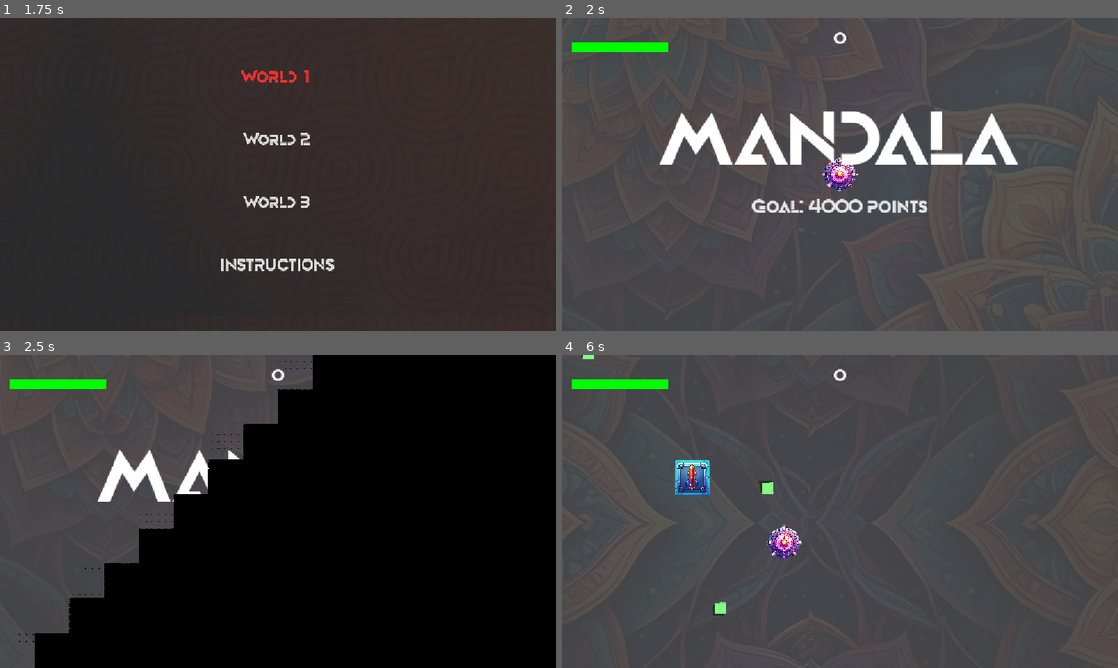
Above: before the commit, frames 1-4 (two rows, left to right).
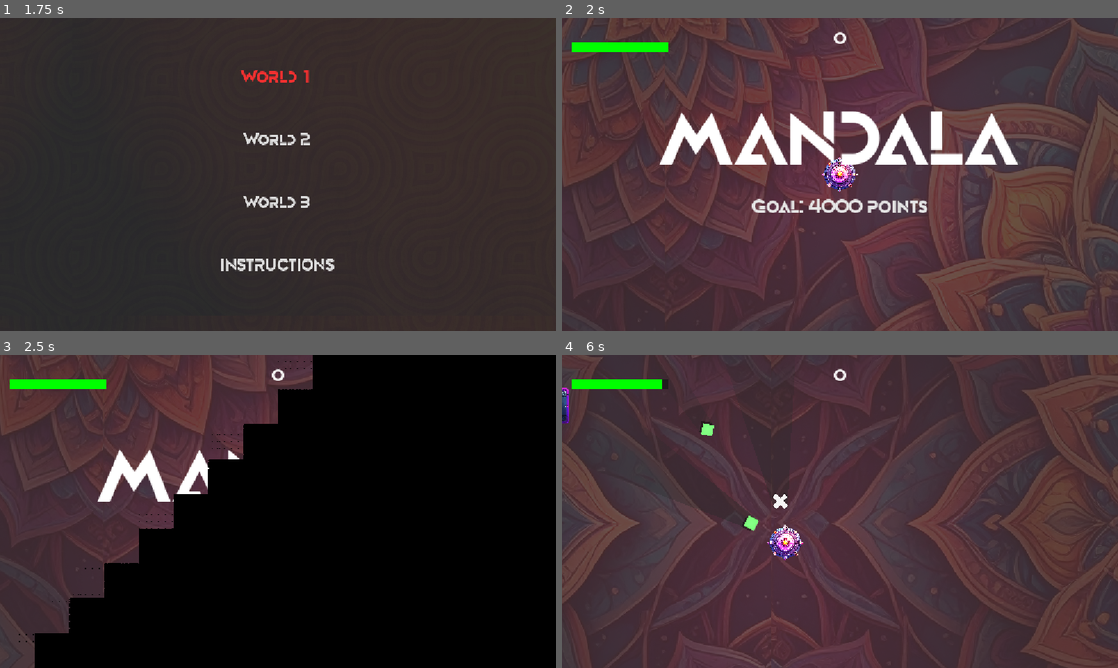
Above: after the commit, the same moments.

Repository: howardkam/Blockade
Game: Godot game, scene res://Scenes/title.tscn
Two runs of this game, one before a commit and one after it. Both use one fixed random seed, a clock stepped at 60 frames per second and the inputs below. Sound files missing from this copy of the repository are replaced by a short silence.
Inputs (mouse positions are in pixels of both pictures, inside the frame that each line leads up to):
- Up to frame 1 (1.75 s): tap Enter (start) at 0.5 s; move the mouse to (400, 158) at 0.52 s; hold D (right) 0.53-1.25 s; hold Enter (start) 0.53-1.25 s; click "World 1" at 1.25 s
- Up to frame 2 (2 s): no input
- Up to frame 3 (2.5 s): move the mouse to (166, 527) at 2.02 s; hold S (down) from 2.03 s (still down); tap Keypad Enter at 2.1 s
- Up to frame 4 (6 s): move the mouse to (895, 442) at 2.77 s; release S (down) at 2.78 s; hold D (right) 2.78-3.53 s; hold Enter (start) 2.78-3.53 s; move the mouse to (812, 574) at 3.52 s; hold I (shootup) 3.53-4.28 s; tap Keypad Enter at 3.6, 5.1 s; move the mouse to (1006, 558) at 4.27 s; hold Enter (start) 4.28-5.03 s; hold A (left) 4.28-5.78 s; move the mouse to (673, 464) at 5.02 s; move the mouse to (867, 511) at 5.77 s; hold S (down) from 5.78 s (still down); hold Enter (start) from 5.78 s (still down)

Frame 1 is identical in both runs. In frame 2, 24% of the frame differs, in the area x 0-100%, y 0-100%; in frame 3, 13%; in frame 4, 55%.

Commit message:
Nuked world 1

Diff:
--- a/Scenes/world_1.tscn
+++ /dev/null
@@ -1,93 +0,0 @@
-[gd_scene format=3 uid="uid://dt3s4ld065qmd"]
-
-[ext_resource type="Script" uid="uid://kt0ydb3211rx" path="res://Scripts/world_1.gd" id="1_mqyi5"]
-[ext_resource type="PackedScene" uid="uid://csyb3jak12esm" path="res://Scenes/player.tscn" id="2_player"]
-[ext_resource type="Texture2D" uid="uid://tqa81swhhd45" path="res://Assets/background-mandala1.jpg" id="3_kdx2d"]
-[ext_resource type="AudioStream" uid="uid://cpcukr5prcfdd" path="res://Assets/musictrack2.wav" id="4_12jk7"]
-[ext_resource type="FontFile" uid="uid://cpglhhyirxx6b" path="res://Assets/movement/Movement.ttf" id="5_kdx2d"]
-
-[node name="World 1" type="Node2D" unique_id=1507587922]
-script = ExtResource("1_mqyi5")
-
-[node name="ColorRect" type="ColorRect" parent="." unique_id=1339538860]
-z_index = -1
-offset_left = -4968.0
-offset_top = -5333.0
-offset_right = 4945.0
-offset_bottom = 4936.0
-color = Color(0, 0, 0, 0.04)
-
-[node name="player" parent="." unique_id=16646871 instance=ExtResource("2_player")]
-position = Vector2(0, 8)
-
-[node name="TextureRect" type="TextureRect" parent="." unique_id=857776756]
-modulate = Color(1, 1, 1, 0.08)
-z_index = -1
-texture_repeat = 2
-offset_left = -4970.0
-offset_top = -5783.0
-offset_right = 4938.0
-offset_bottom = 4939.0
-texture = ExtResource("3_kdx2d")
-stretch_mode = 1
-
-[node name="AudioStreamPlayer2D" type="AudioStreamPlayer2D" parent="." unique_id=1621808399]
-process_mode = 3
-stream = ExtResource("4_12jk7")
-volume_db = 5.0
-autoplay = true
-max_distance = 5000.0
-
-[node name="WinUI" type="CanvasLayer" parent="." unique_id=1251349291]
-process_mode = 3
-
-[node name="LevelClearedLabel" type="Label" parent="WinUI" unique_id=299098260]
-visible = false
-anchors_preset = 15
-anchor_right = 1.0
-anchor_bottom = 1.0
-grow_horizontal = 2
-grow_vertical = 2
-theme_override_colors/font_color = Color(0, 1, 0, 1)
-theme_override_fonts/font = ExtResource("5_kdx2d")
-theme_override_font_sizes/font_size = 48
-text = "LEVEL CLEARED"
-horizontal_alignment = 1
-vertical_alignment = 1
-
-[node name="LevelIntroLabel" type="Label" parent="WinUI" unique_id=802602807]
-anchors_preset = 8
-anchor_left = 0.5
-anchor_top = 0.5
-anchor_right = 0.5
-anchor_bottom = 0.5
-offset_left = -500.0
-offset_top = -140.0
-offset_right = 500.0
-offset_bottom = 20.0
-grow_horizontal = 2
-grow_vertical = 2
-theme_override_fonts/font = ExtResource("5_kdx2d")
-theme_override_font_sizes/font_size = 160
-text = "MANDALA"
-horizontal_alignment = 1
-vertical_alignment = 1
-
-[node name="LevelGoalLabel" type="Label" parent="WinUI" unique_id=1470785029]
-anchors_preset = 8
-anchor_left = 0.5
-anchor_top = 0.5
-anchor_right = 0.5
-anchor_bottom = 0.5
-offset_left = -400.0
-offset_top = 40.0
-offset_right = 400.0
-offset_bottom = 100.0
-grow_horizontal = 2
-grow_vertical = 2
-theme_override_colors/font_color = Color(0.9, 0.9, 0.9, 1)
-theme_override_fonts/font = ExtResource("5_kdx2d")
-theme_override_font_sizes/font_size = 42
-text = "Goal: 4000 points"
-horizontal_alignment = 1
-vertical_alignment = 1
--- a/Scripts/tutorial.gd
+++ b/Scripts/tutorial.gd
@@ -72,7 +72,7 @@
 		})
 
 func _on_world_1_button_pressed() -> void:
-	transition_to_scene("res://Scenes/world_1.tscn")
+	transition_to_scene("res://Scenes/world_4.tscn")
 
 func _on_world_2_button_pressed() -> void:
 	transition_to_scene("res://Scenes/world_2.tscn")
--- a/Scripts/world_1.gd
+++ /dev/null
@@ -1,13 +0,0 @@
-class_name World1
-extends BaseWorld
-
-func _init() -> void:
-	next_level_scene = "res://Scenes/world_2.tscn"
-	initial_powerup_count = 4
-	initial_bomb_count = 3
-	initial_trident_count = 4
-	total_batches = 30
-	diamonds_per_batch = 50
-	pluses_per_batch = 6
-	gigantor_spawn_chance = 0.1
-	target_score = 4000
--- a/Scripts/world_4.gd
+++ b/Scripts/world_4.gd
@@ -2,12 +2,12 @@
 extends BaseWorld
 
 func _init() -> void:
-	next_level_scene = "res://Scenes/world_5.tscn"
-	initial_powerup_count = 6
-	initial_bomb_count = 6
-	initial_trident_count = 6
-	total_batches = 50
-	diamonds_per_batch = 120
-	pluses_per_batch = 14
-	gigantor_spawn_chance = 0.2
-	target_score = 7000
+	next_level_scene = "res://Scenes/world_2.tscn"
+	initial_powerup_count = 4
+	initial_bomb_count = 3
+	initial_trident_count = 4
+	total_batches = 30
+	diamonds_per_batch = 50
+	pluses_per_batch = 6
+	gigantor_spawn_chance = 0.1
+	target_score = 4000
Not shown: 1 places in Scenes/world_4.tscn that only renumber resources
Not shown, removed: Scripts/world_1.gd.uid
